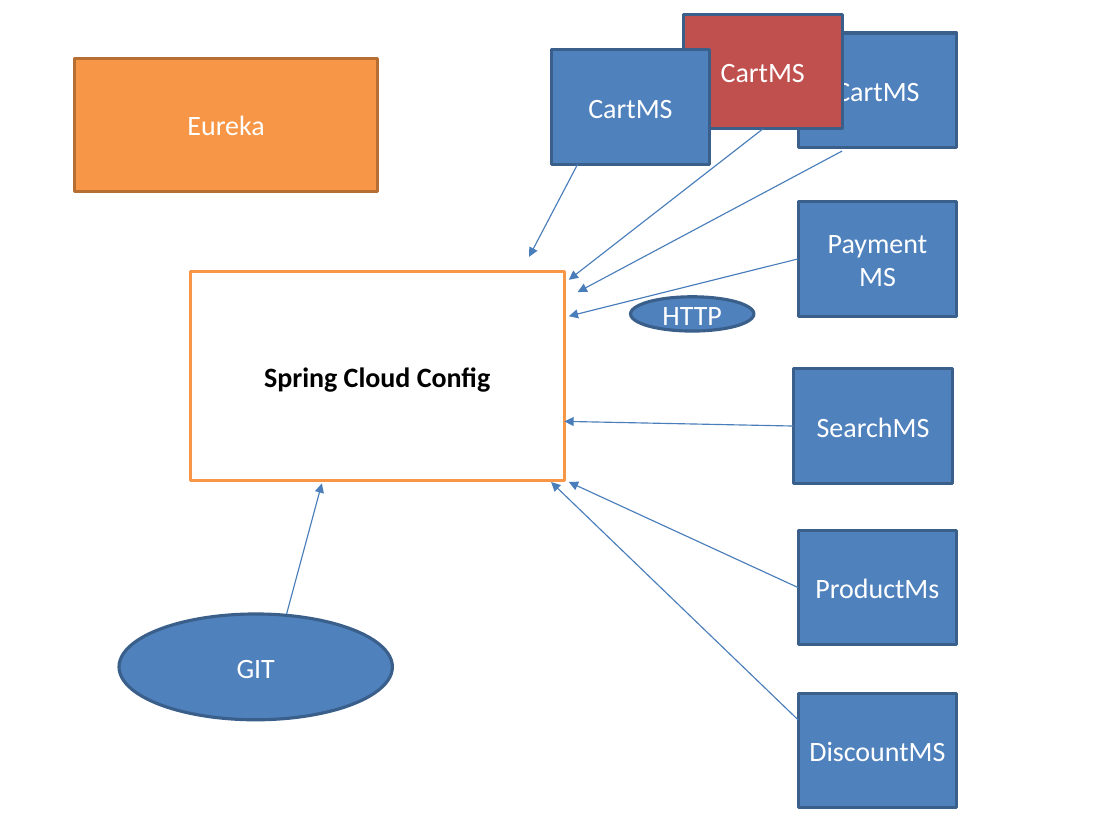
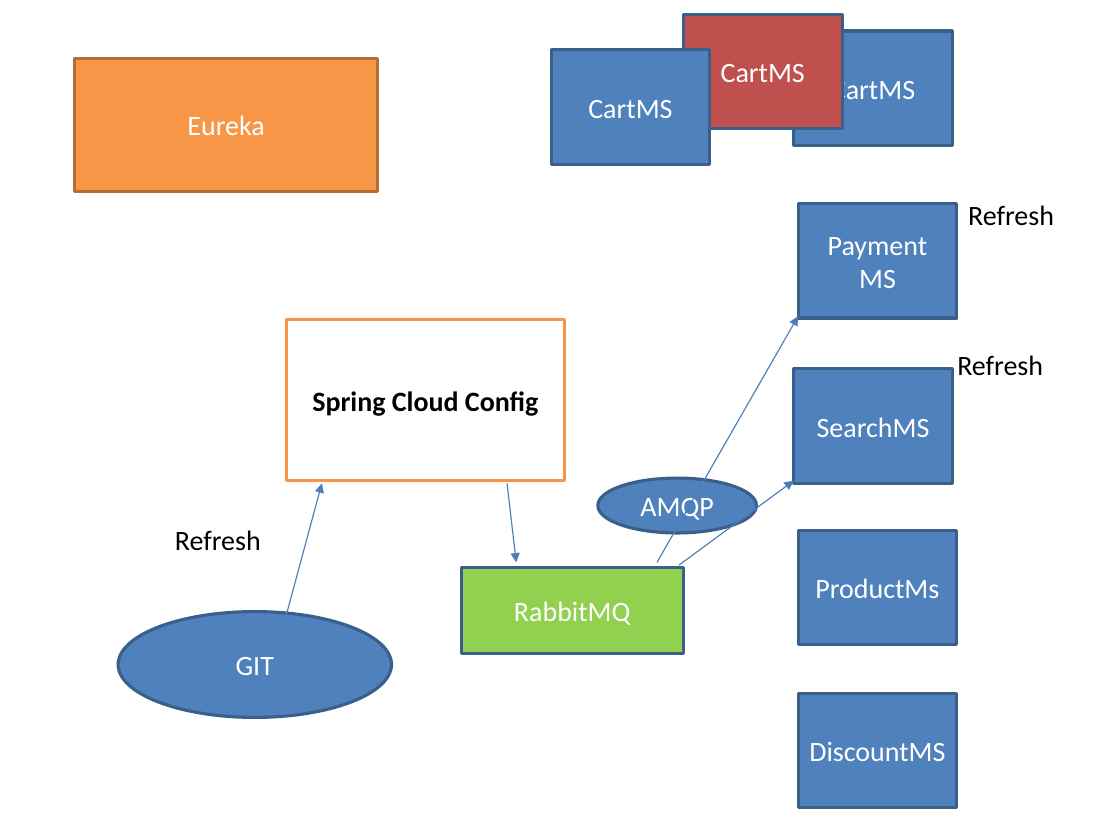
Before and after one commit to prabhakarmishra/MSVirtualSession2020-2704, a slide deck: slide 2 of Lab-Designs.pptx. Drawn at 1120x840 pixels with LibreOffice and Linux fonts; fonts in the diff are those of the drawing. Boxes give left, top, right and bottom in pixels: in the first picture for what was removed or moved away, otherwise in the second. Text is boxed around its words. In the diff, an @@ line names an element or a change of style, - is before the commit and + after.

```diff
--- a/Lab-Designs.pptx
+++ b/Lab-Designs.pptx
@@ rectangle "CartMS": place and size @@
-rectangle "CartMS" at [799, 34, 958, 148]
+rectangle "CartMS" at [794, 31, 953, 146]
@@ arrow removed from (763, 129) to (569, 280) @@
@@ arrow removed from (578, 165) to (529, 256) @@
@@ arrow removed from (842, 151) to (578, 292) @@
@@ text added at [968, 205, 1054, 226], 18 pt, text #000000 @@
+Refresh
@@ arrow removed from (799, 259) to (569, 316) @@
@@ ellipse removed at [631, 297, 754, 332] @@
-HTTP
@@ rectangle "Spring Cloud Config": place and size @@
-rectangle "Spring Cloud Config" at [190, 271, 564, 480]
+rectangle "Spring Cloud Config" at [287, 319, 564, 480]
@@ arrow moved from (794, 426) - (564, 421) to (657, 562) - (799, 316) @@
@@ text added at [957, 355, 1043, 376], 18 pt, text #000000 @@
+Refresh
@@ ellipse added at [598, 478, 757, 533], fill #4F81BD, outline #3A5F8C 2 pt, 18 pt, text #FFFFFF @@
+AMQP
@@ arrow added from (507, 484) to (516, 562), #4B7EBC 0.75 pt @@
@@ arrow removed from (799, 720) to (551, 482) @@
@@ arrow moved from (799, 588) - (569, 482) to (679, 566) - (794, 480) @@
@@ text added at [175, 530, 261, 551], 18 pt, text #000000 @@
+Refresh
@@ rectangle added at [461, 568, 684, 654], fill #92D050, outline #3A5F8C 2 pt, 18 pt, text #FFFFFF @@
+RabbitMQ
```
Also in this commit, not shown: 2 other slides changed, 2 slides added, 2 other files.
